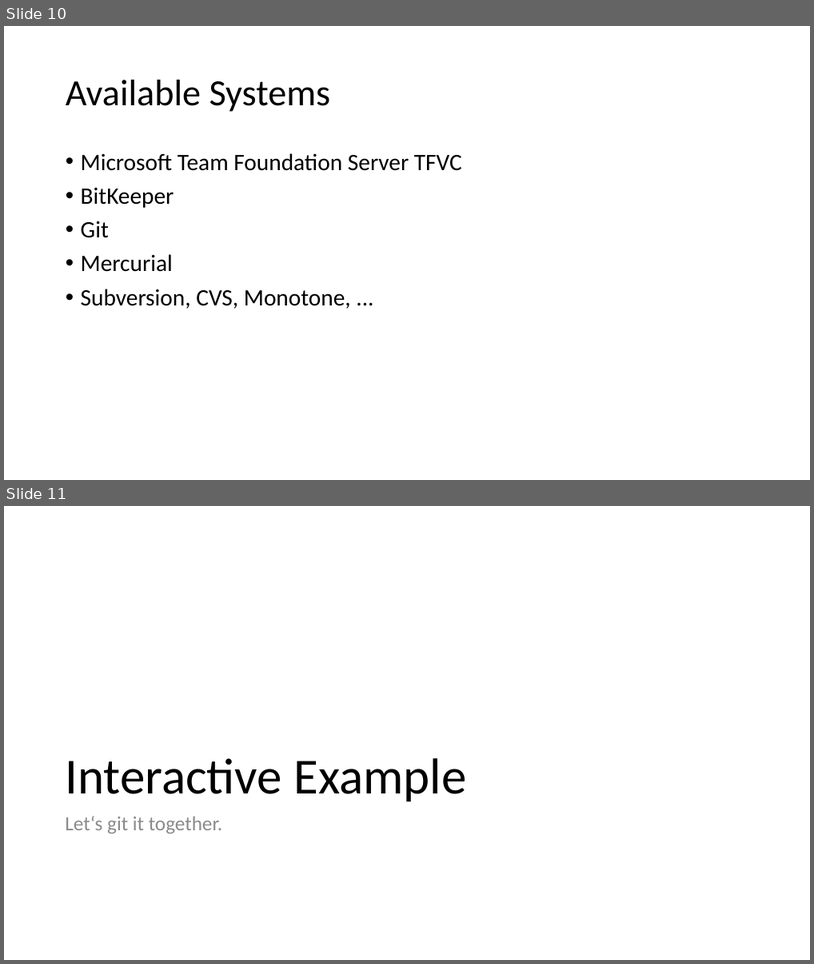
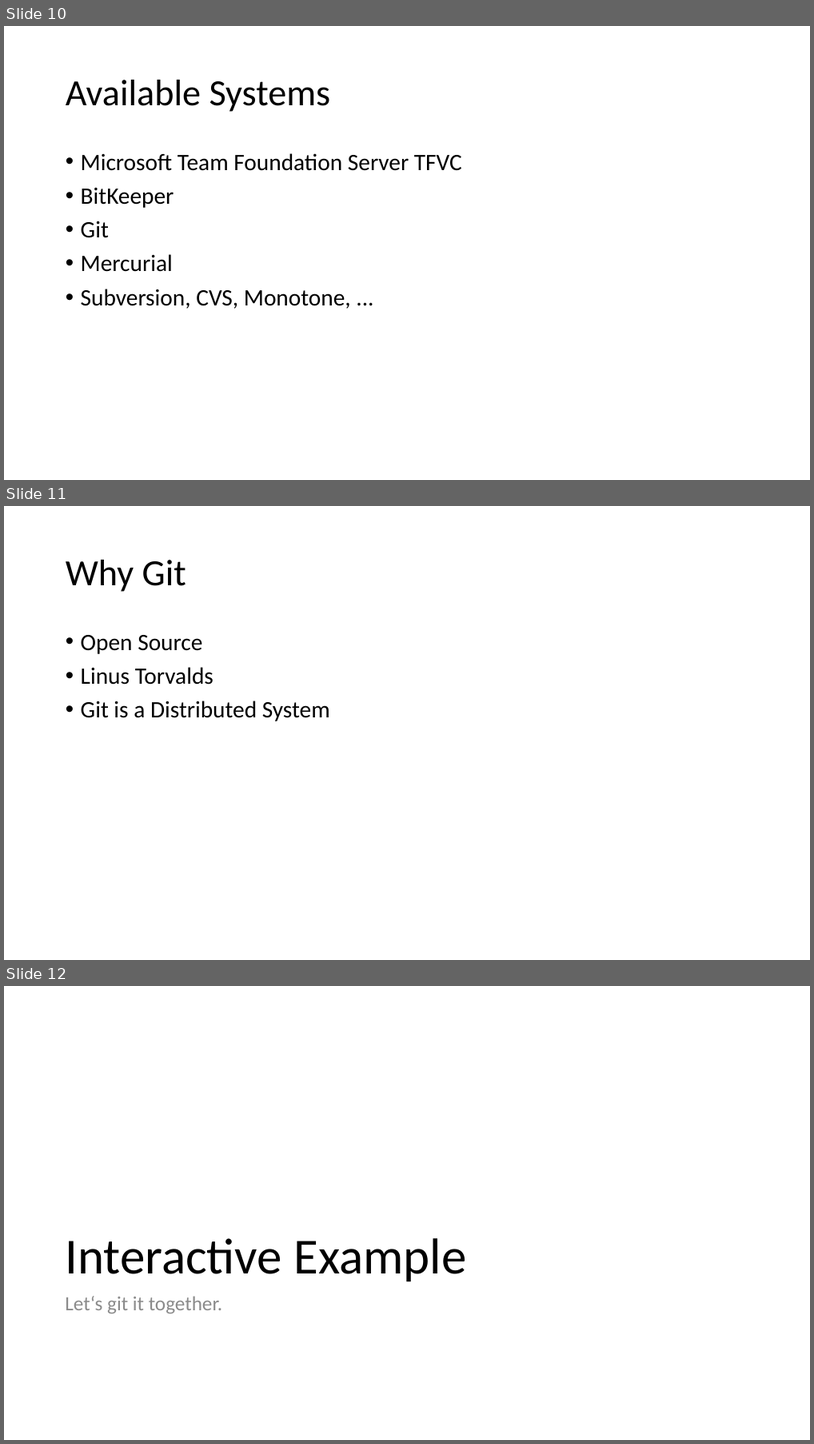
Before and after one commit to vegfetch/talk, a slide deck: cf_version_control_systems.pptx. Shown one above the other, each under a label of ours: slides 10 and 11 before the commit, slides 10, 11 and 12 after it. The pictures are 814x964 and 814x1444 pixels, drawn with LibreOffice and Linux fonts; fonts in the diff are those of the drawing. Boxes give left, top, right and bottom in pixels: in the first picture for what was removed or moved away, otherwise in the second. Text is boxed around its words. In the diff, an @@ line names an element or a change of style, - is before the commit and + after.

```diff
--- a/cf_version_control_systems.pptx
+++ b/cf_version_control_systems.pptx
@@ slide 11 added at <box>4,506,810,960</box>, background #FFFFFF @@
@@ title added at <box>66,560,186,592</box>, 44 pt, text #000000 @@
+Why Git
@@ text added at <box>81,635,330,721</box>, 28 pt, text #000000 @@
+• Open Source
+• Linus Torvalds
+• Git is a Distributed System
@@ what was slide 11 is now slide 12 @@
```
Also in this commit, not shown: 3 slides changed, 2 other slides added, 3 slides removed, 11 other files.
